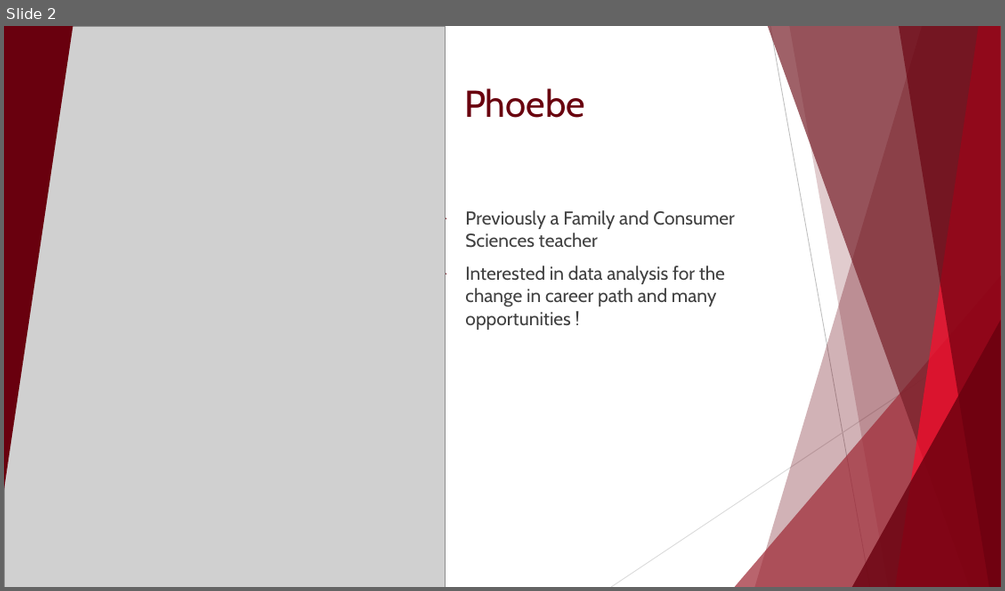
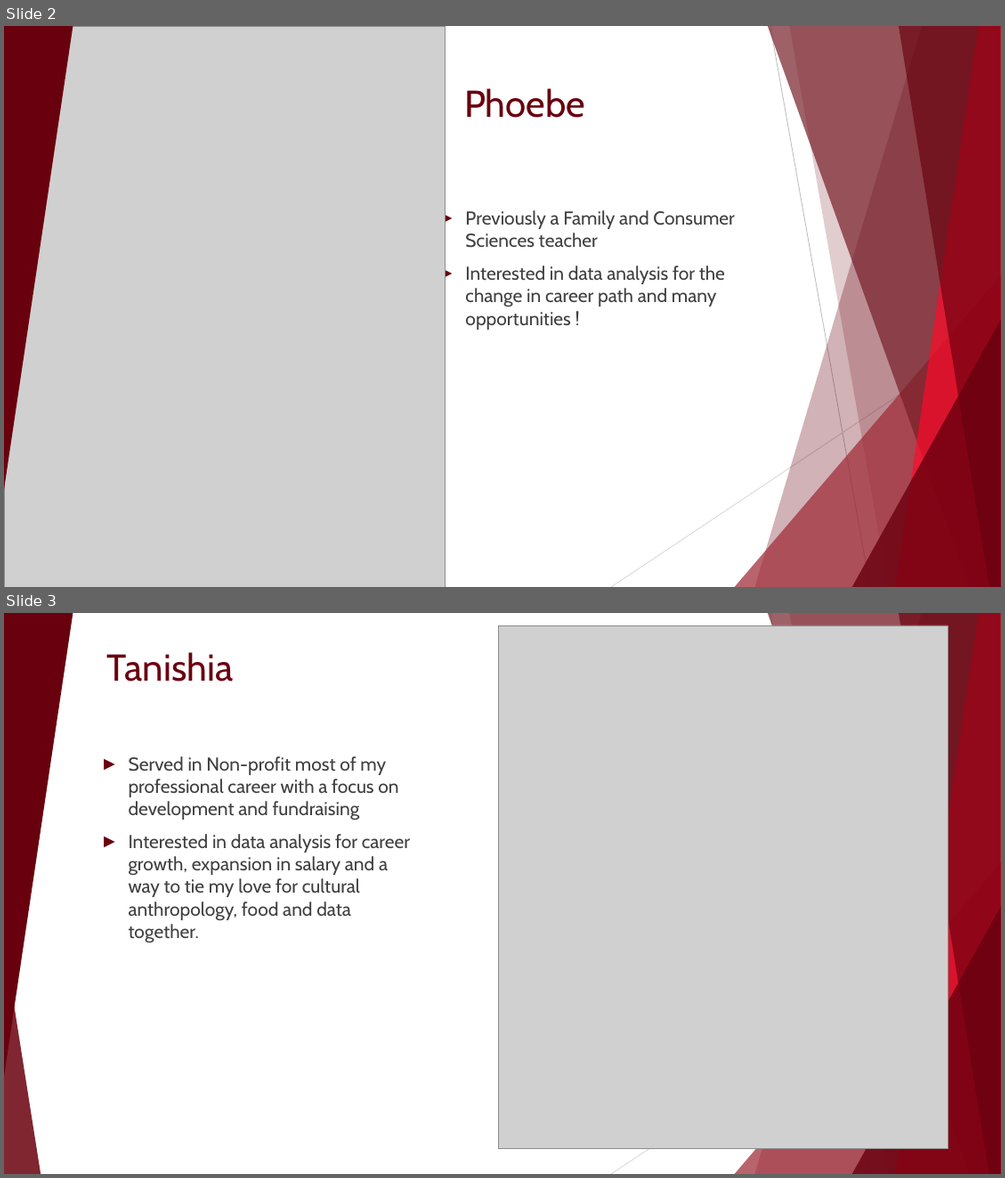
Before and after one commit to Phoebe-Moore/FinalProject, a slide deck: Red Wine Quality Analysis Presentation update.pptx. Shown one above the other, each under a label of ours: slide 2 before the commit, slides 2 and 3 after it. The pictures are 1005x591 and 1005x1178 pixels, drawn with LibreOffice and Linux fonts; fonts in the diff are those of the drawing; grey boxes stand for pictures. Boxes give left, top, right and bottom in pixels: in the first picture for what was removed or moved away, otherwise in the second. Text is boxed around its words. In the diff, an @@ line names an element or a change of style, - is before the commit and + after.

Commit message:
Tanishia Additions to PPT. For presentation

```diff
--- a/Red Wine Quality Analysis Presentation update.pptx
+++ b/Red Wine Quality Analysis Presentation update.pptx
@@ slide 3 added at (x1=4, y1=613, x2=1001, y2=1174), background #FFFFFF; not listed: 10 template elements that a slide beside it also shows @@
@@ triangle added at (x1=4, y1=613, x2=73, y2=1077), fill #69000E @@
@@ picture added at (x1=498, y1=625, x2=947, y2=1149) @@
@@ title added at (x1=107, y1=652, x2=233, y2=682), 36 pt, text #69000E @@
+Tanishia
@@ text added at (x1=129, y1=756, x2=410, y2=943), 18 pt, text #3F3F3F @@
+► Served in Non-profit most of my professional career with a focus on development and fundraising
+► Interested in data analysis for career growth, expansion in salary and a way to tie my love for cultural anthropology, food and data together.
@@ slide 2 changed as well @@
@@ text "Previously a Family and Consumer ..." at (x1=465, y1=210, x2=735, y2=329): text colour #404040 to #3F3F3F; bullet ▶ to ►; less space between paragraphs @@
```
Also in this commit, not shown: 17 other slides changed, 4 other slides added, 4 slides removed.
